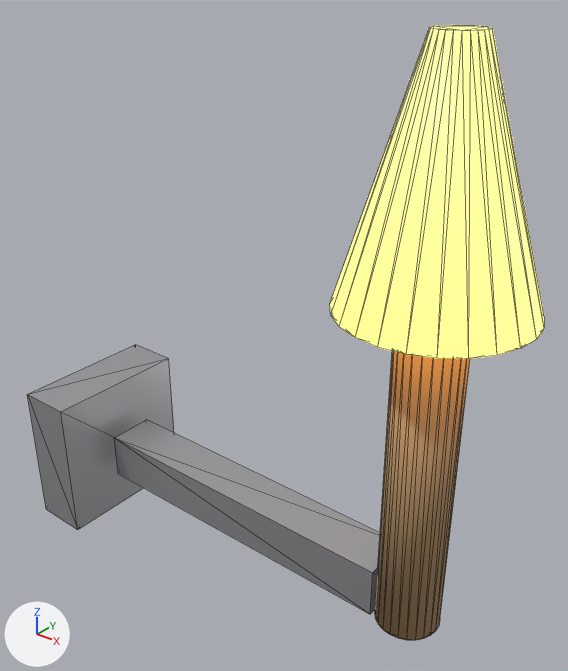
Renders of the glTF model demos/3d-map/assets/torch.glb from each side of a commit.
The view is the same before and after, from a 50 mm camera at (0.437, -0.498, 0.603) aimed at (0.023, 0.02, 0.282). Every picture has the same lights, and +X, +Y and +Z are marked at lower left. The older version comes first. Mesh edges are drawn as thin lines. Vertices at exactly the same position are counted once.
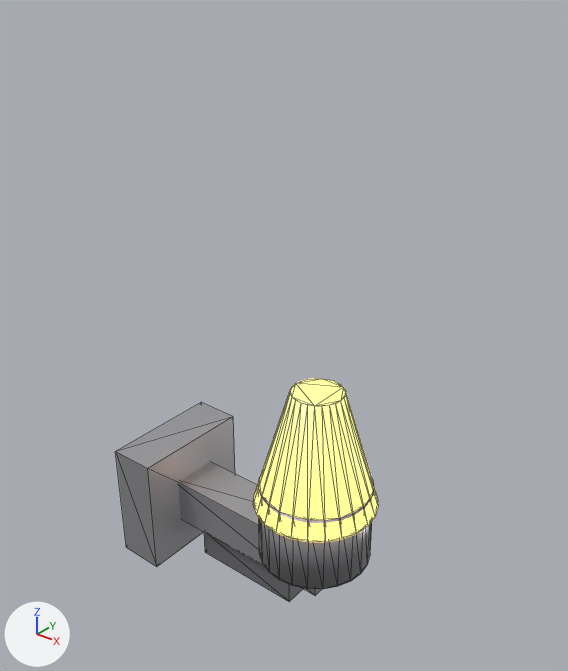
Pixel boxes (x1, y1, x2, y2) of what changed, in the pictures (568 x 671 px):
'Cube', reshaped (49% narrower, 64% shorter)
    before: (27, 25, 544, 641)
    after: (116, 379, 378, 602)
part 1 of me_cube, added
    after: (116, 402, 235, 567)
part 2 of me_cube, added
    after: (178, 461, 322, 596)
part 3 of me_cube, added
    after: (258, 476, 374, 589)
part 4 of me_cube, added
    after: (204, 533, 303, 602)
part 5 of me_cube, added
    after: (253, 379, 378, 542)
part 6 of me_cube, deleted
    before: (330, 25, 544, 359)
part 7 of me_cube, deleted (brown)
    before: (375, 351, 470, 641)
part 8 of me_cube, deleted
    before: (27, 344, 174, 530)
part 9 of me_cube, deleted
    before: (114, 420, 380, 614)

The change, as a list of edits to the scene's bpy script:
```text
Add mat_metal_dark:
    mat_metal_dark = principled_material('metal_dark')
    mat_metal_dark.base_color = (0.35, 0.35, 0.37)  # grey #a0a0a4
    mat_metal_dark.metallic = 0.8
    mat_metal_dark.roughness = 0.4
Change me_cube:
    used by ob_cube; location = (0.0, 0.0, 0.0)
    remove me_cube.from_pydata(...)  # 112 vertices, 208 faces; spans x -0.265..0.265, y -0.08..0.08, z 0.0..0.56
    add me_cube.from_pydata(...)  # 120 vertices, 220 faces; spans x -0.138..0.138, y -0.065..0.065, z 0.0..0.25
    me_cube part 1: a new loose piece, a box spanning x -0.138..-0.087, y -0.065..0.065, z 0.0..0.13, in mat_metal (light grey #c4c4c8)
    me_cube part 2: a new loose piece, a box spanning x -0.102..0.098, y -0.025..0.025, z 0.04..0.09, in mat_metal (light grey #c4c4c8)
    me_cube part 3: a new loose piece, a 24-sided cylinder along z spanning x 0.023..0.133, y -0.055..0.055, z 0.07..0.15, in mat_metal (light grey #c4c4c8)
    me_cube part 4: a new loose piece, a box spanning x -0.062..0.058, y -0.015..0.015, z 0.0..0.03, in mat_metal_dark (grey #a0a0a4)
    me_cube part 5: a new loose piece, a 24-sided cut cone along z (radius 0.06 at the low end, 0.025 at the high end) spanning x 0.018..0.138, y -0.06..0.06, z 0.13..0.25, in mat_flame (orange #ffb350, glowing orange #ffbc59)
    me_cube part 6: the loose piece of 48 vertices spanning x 0.105..0.265, y -0.08..0.08, z 0.36..0.56 is deleted
    me_cube part 7: the loose piece of 48 vertices spanning x 0.155..0.215, y -0.03..0.03, z 0.05..0.35 is deleted
    me_cube part 8: the loose piece of 8 vertices spanning x -0.265..-0.205, y -0.08..0.08, z 0.0..0.16 is deleted
    me_cube part 9: the loose piece of 8 vertices spanning x -0.19..0.16, y -0.025..0.025, z 0.055..0.105 is deleted
    remove me_cube.materials.append(mat_wood)  # brown #b39065
    add me_cube.materials.append(mat_metal_dark)  # grey #a0a0a4
```
